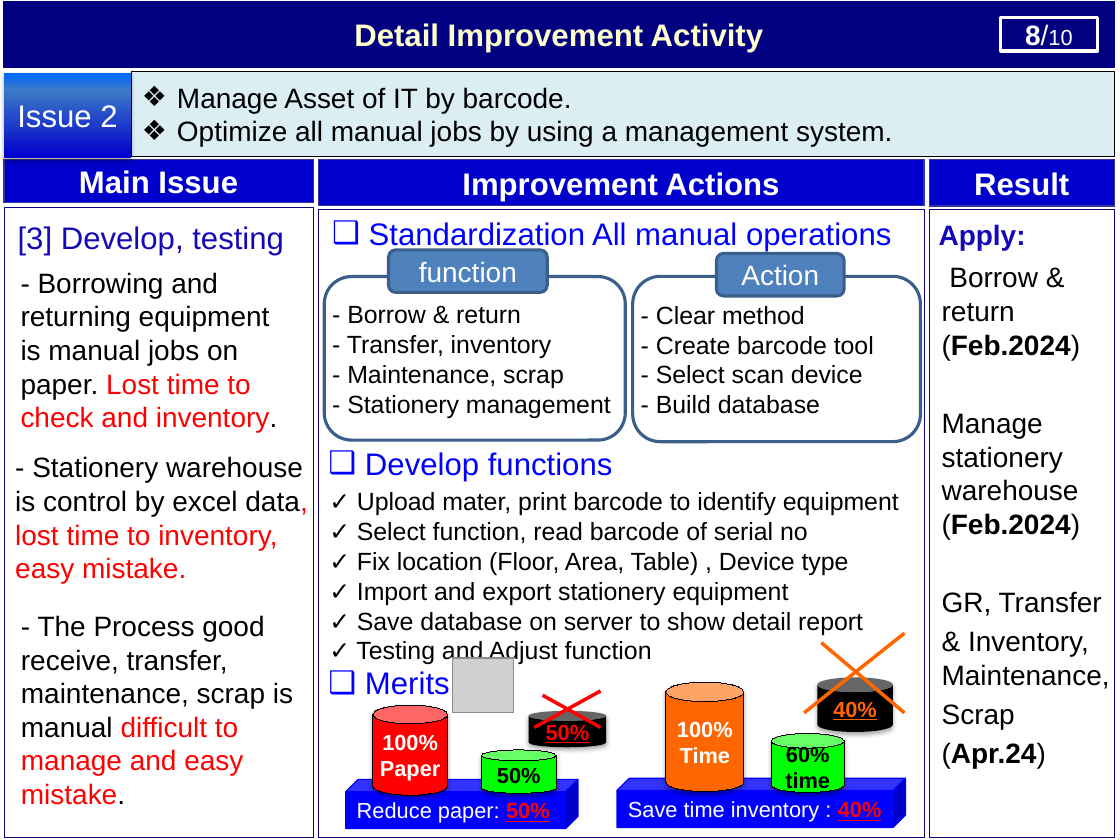
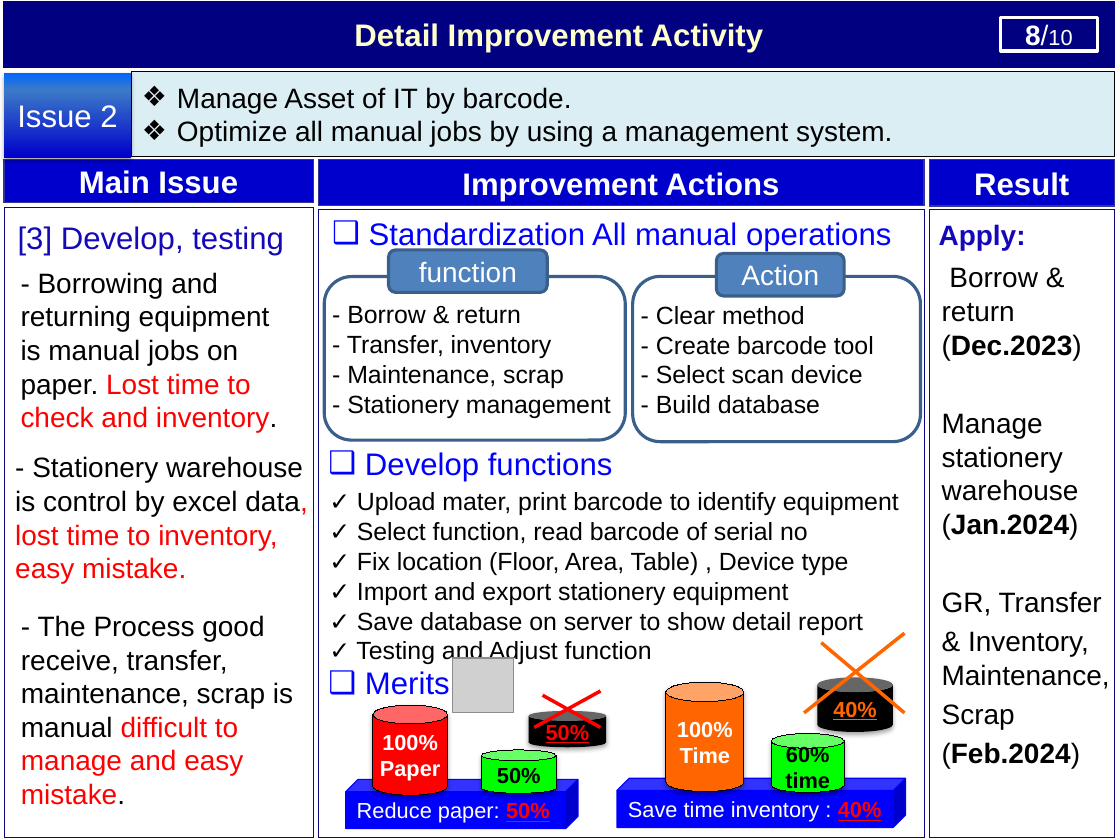
Before and after one commit to thietbicongnghevietnam/ReportPSNV, a slide deck: slide 9 of Report_test.pptx. Drawn at 1120x840 pixels with LibreOffice and Linux fonts; fonts in the diff are those of the drawing; grey boxes stand for pictures. Boxes give left, top, right and bottom in pixels: in the first picture for what was removed or moved away, otherwise in the second. Text is boxed around its words. In the diff, an @@ line names an element or a change of style, - is before the commit and + after.

```diff
--- a/Report_test.pptx
+++ b/Report_test.pptx
@@ text at (942,267,1082,539): text changed @@
-Borrow & return (Feb.2024)
-Manage stationery warehouse (Feb.2024)
+Borrow & return (Dec.2023)
+Manage stationery warehouse (Jan.2024)
@@ text at (942,742,1080,769): text changed @@
-(Apr.24)
+(Feb.2024)
```
Also in this commit, not shown: 7 other slides changed, 3 other files.
